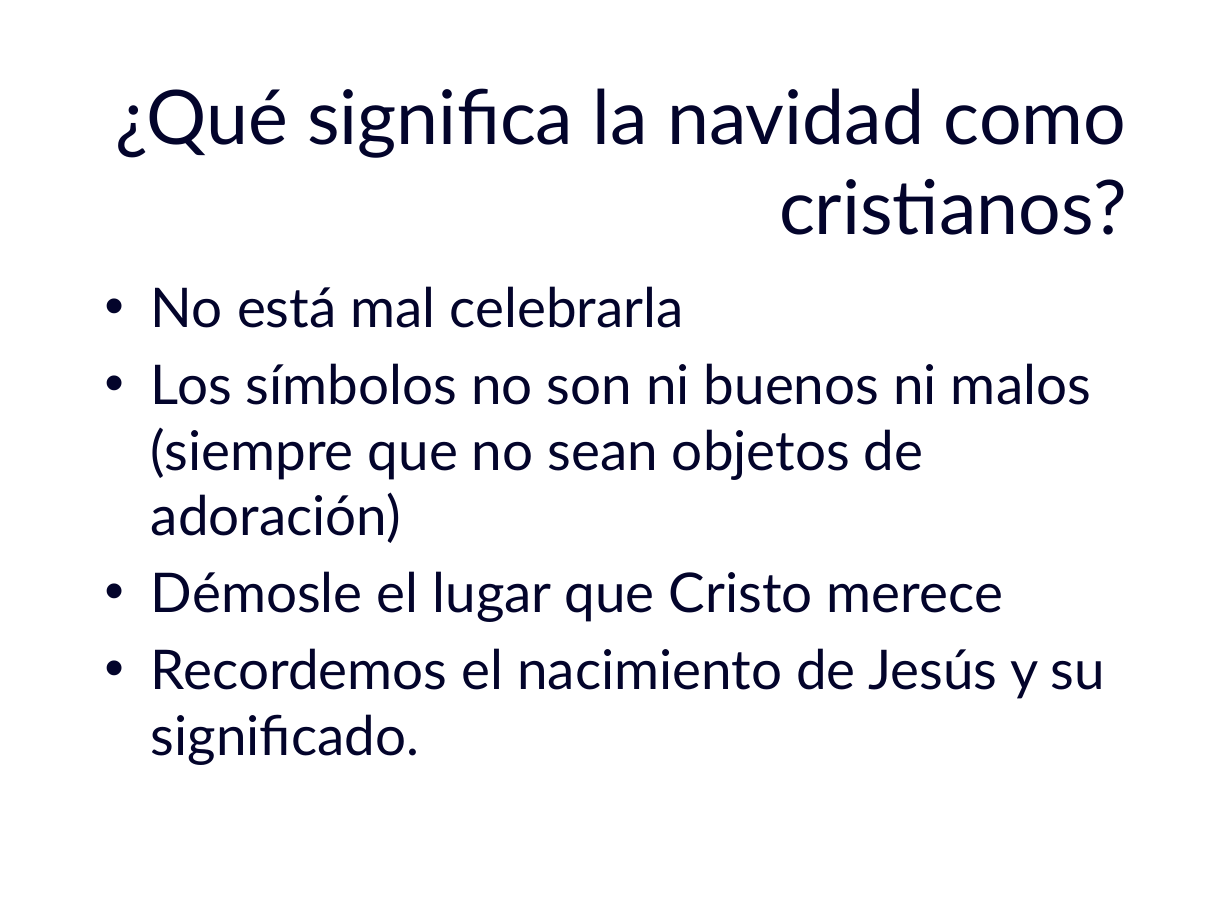
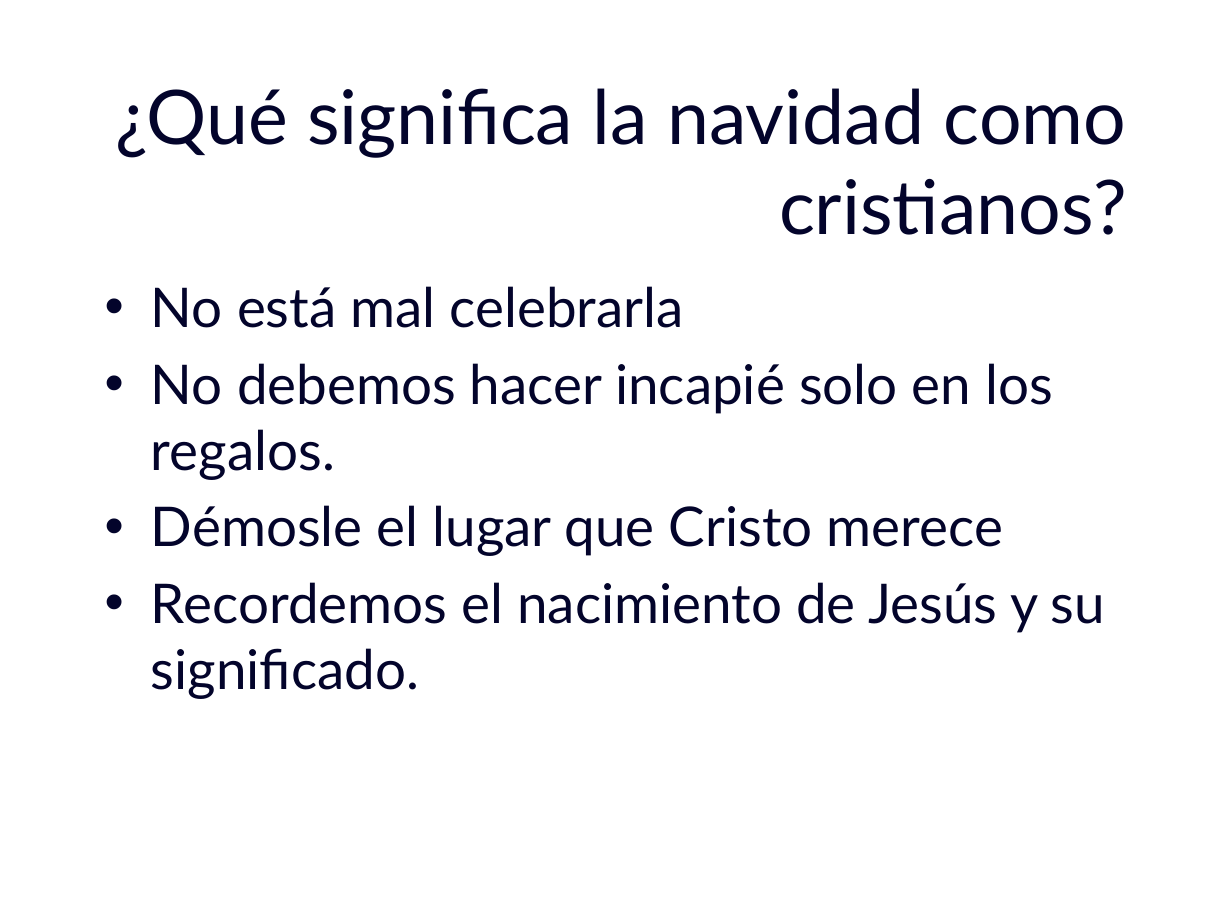
Before and after one commit to afols/iglesia, a slide deck: slide 9 of trunk/ iglesia --username adrianfols/Escuela Dominical/Navidad/Navidad.pptx. Drawn at 1232x924 pixels with LibreOffice and Linux fonts; fonts in the diff are those of the drawing; background and template pictures are left out. Boxes give left, top, right and bottom in pixels: in the first picture for what was removed or moved away, otherwise in the second. Text is boxed around its words. In the diff, an @@ line names an element or a change of style, - is before the commit and + after.

```diff
--- a/trunk/ iglesia --username adrianfols/Escuela Dominical/Navidad/Navidad.pptx
+++ b/trunk/ iglesia --username adrianfols/Escuela Dominical/Navidad/Navidad.pptx
@@ text at [151,363,1053,480]: text changed @@
-• Los símbolos no son ni buenos ni malos (siempre que no sean objetos de adoración)
+• No debemos hacer incapié solo en los regalos.
```
Also in this commit, not shown: 2 other slides changed, 13 other files.
